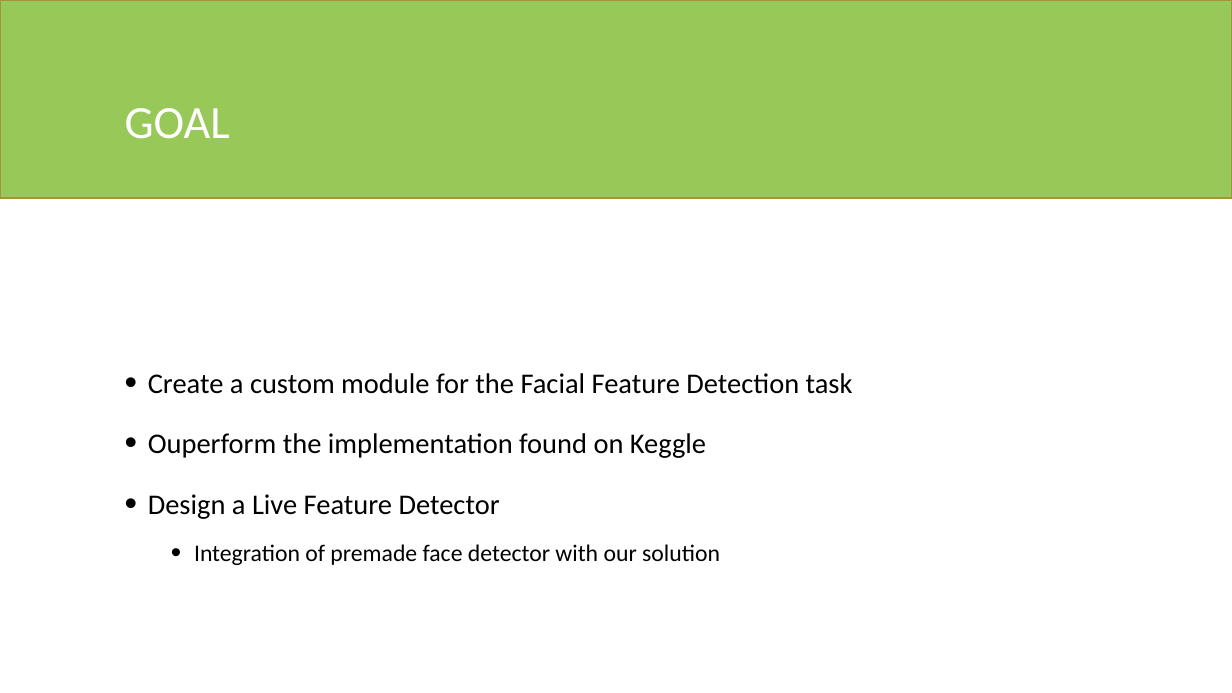
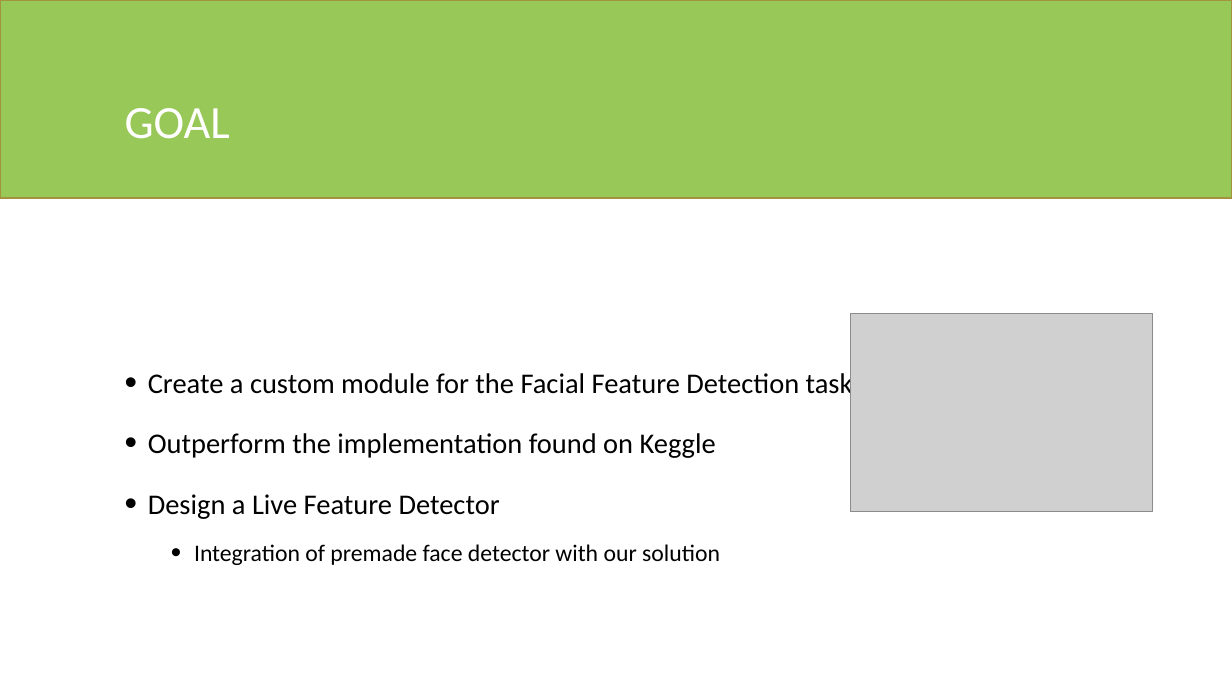
Before and after one commit to fedeloper/Biometrics2021, a slide deck: slide 3 of Facial Keypoints Detector.pptx. Drawn at 1232x693 pixels with LibreOffice and Linux fonts; fonts in the diff are those of the drawing; grey boxes stand for pictures. Boxes give left, top, right and bottom in pixels: in the first picture for what was removed or moved away, otherwise in the second. Text is boxed around its words. In the diff, an @@ line names an element or a change of style, - is before the commit and + after.

Commit message:
ppt update

```diff
--- a/Facial Keypoints Detector.pptx
+++ b/Facial Keypoints Detector.pptx
@@ picture added at [851, 313, 1153, 512] @@
@@ text at [148, 433, 716, 458]: text changed @@
-• Ouperform the implementation found on Keggle
+• Outperform the implementation found on Keggle
```
Also in this commit, not shown: 8 slides added, 4 slides removed, 13 other files.
